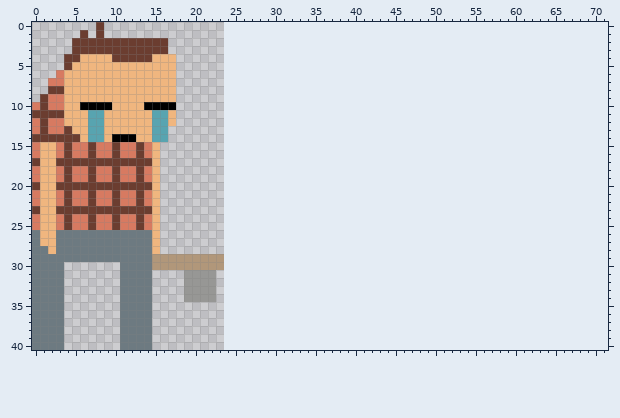
Sprite sheet, stored at assets/images/lumberjack.png. Above: the version before the commit.
The file is 72x123 pixels, drawn in blocks of 3x3; one block is one cell here. The old version is drawn lined up with the new one, on the new canvas.
The result:
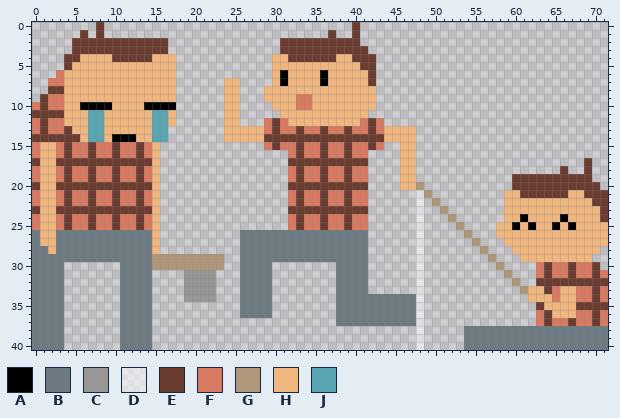
Palette (. is transparent): A #000000  B #6d7a81  C #979795  D #ffffff80  E #6b3d30  F #d77a61  G #b1977a  H #f0b67f  J #58a4b0
What changed:
canvas 24x41 -> 72x41
The edit adds colour A in rows 6 to 7 at x 31 and 36; in row 24 at x 61 and 66; in row 25 at x 60, 62, 65 and 67.
The edit adds colour B in rows 26 to 29 at x 26 to 41; in rows 30 to 33 at x 26 to 29 and 38 to 41; in rows 34 to 36 at x 26 to 29 and 38 to 47; in row 37 at x 38 to 47; in rows 38 to 40 at x 54 to 71.
The edit adds colour D in rows 21 to 40 at x 48.
The edit adds colour E in row 0 at x 40; in row 1 at x 37 and 40; in row 2 at x 31 to 40; in row 3 at x 31 to 41; in row 4 at x 32 to 37 and 40 to 42; in row 5 at x 41 to 42.
The edit adds colour E in rows 6 to 7 at x 42; in row 12 at x 30 and 42; in row 13 at x 30, 33, 36, 39 and 42; in row 14 at x 29 to 43; in row 15 at x 30, 33, 36, 39 and 42; in row 16 at x 33, 36 and 39.
The edit adds colour E in row 17 at x 32 to 41 and 69; in row 18 at x 33, 36, 39, 66 and 69; in row 19 at x 33, 36, 39 and 60 to 69; in row 20 at x 32 to 41 and 60 to 70; in row 21 at x 33, 36, 39, 61 to 66 and 69 to 71; in row 22 at x 33, 36, 39 and 70 to 71.
The edit adds colour E in row 23 at x 32 to 41 and 71; in row 24 at x 33, 36, 39 and 71; in row 25 at x 33, 36 and 39; in rows 30 to 31 at x 64, 67 and 70; in row 32 at x 63 to 71; in row 33 at x 64 and 70.
The edit adds colour E in row 34 at x 70; in row 35 at x 63 and 68 to 71; in row 36 at x 64 and 70; in row 37 at x 64, 67 and 70.
The edit adds colour F in rows 9 to 10 at x 33 to 34; in row 12 at x 29, 31, 41 and 43; in row 13 at x 29, 31 to 32, 34 to 35, 37 to 38, 40 to 41 and 43; in row 15 at x 29, 31 to 32, 34 to 35, 37 to 38, 40 to 41 and 43; in row 16 at x 32, 34 to 35, 37 to 38 and 40 to 41; in rows 18 to 19 at x 32, 34 to 35, 37 to 38 and 40 to 41.
The edit adds colour F in rows 21 to 22 at x 32, 34 to 35, 37 to 38 and 40 to 41; in rows 24 to 25 at x 32, 34 to 35, 37 to 38 and 40 to 41; in row 30 at x 63, 65 to 66 and 68 to 69; in row 31 at x 63, 65 to 66, 68 to 69 and 71; in rows 33 to 34 at x 65, 68 to 69 and 71; in row 36 at x 63, 68 to 69 and 71.
The edit adds colour F in row 37 at x 63, 65 to 66, 68 to 69 and 71.
The edit adds colour G in row 20 at x 48; in row 21 at x 49; in row 22 at x 50; in row 23 at x 51; in row 24 at x 52; in row 25 at x 53.
The edit adds colour G in row 26 at x 54; in row 27 at x 55; in row 28 at x 56; in row 29 at x 57; in row 30 at x 58; in row 31 at x 59.
The edit adds colour G in row 32 at x 60; in row 33 at x 61.
The edit adds colour H in row 4 at x 30 to 31 and 38 to 39; in row 5 at x 30 to 40; in row 6 at x 30, 32 to 35 and 37 to 41; in row 7 at x 24 to 25, 30, 32 to 35 and 37 to 41; in row 8 at x 24 to 25 and 29 to 42; in row 9 at x 24 to 25, 29 to 32 and 35 to 42.
The edit adds colour H in row 10 at x 24 to 25, 30 to 32 and 35 to 42; in row 11 at x 24 to 25 and 31 to 41; in row 12 at x 24 to 25 and 32 to 40; in rows 13 to 14 at x 24 to 28 and 44 to 47; in rows 15 to 20 at x 46 to 47; in row 21 at x 59 to 60 and 67 to 68.
The edit adds colour H in row 22 at x 59 to 69; in row 23 at x 59 to 70; in row 24 at x 59 to 60, 62 to 65 and 67 to 70; in row 25 at x 58 to 59, 61, 63 to 64, 66 and 68 to 71; in row 26 at x 58 to 71; in row 27 at x 59 to 71.
The edit adds colour H in row 28 at x 60 to 70; in row 29 at x 61 to 69; in row 33 at x 62 to 63 and 66 to 67; in row 34 at x 62 to 64 and 66 to 67; in row 35 at x 64 to 67; in row 36 at x 65 to 67.
Pixel boxes of the changes (left, top, right, bottom) in both pictures:
added: (224, 22, 608, 350)
